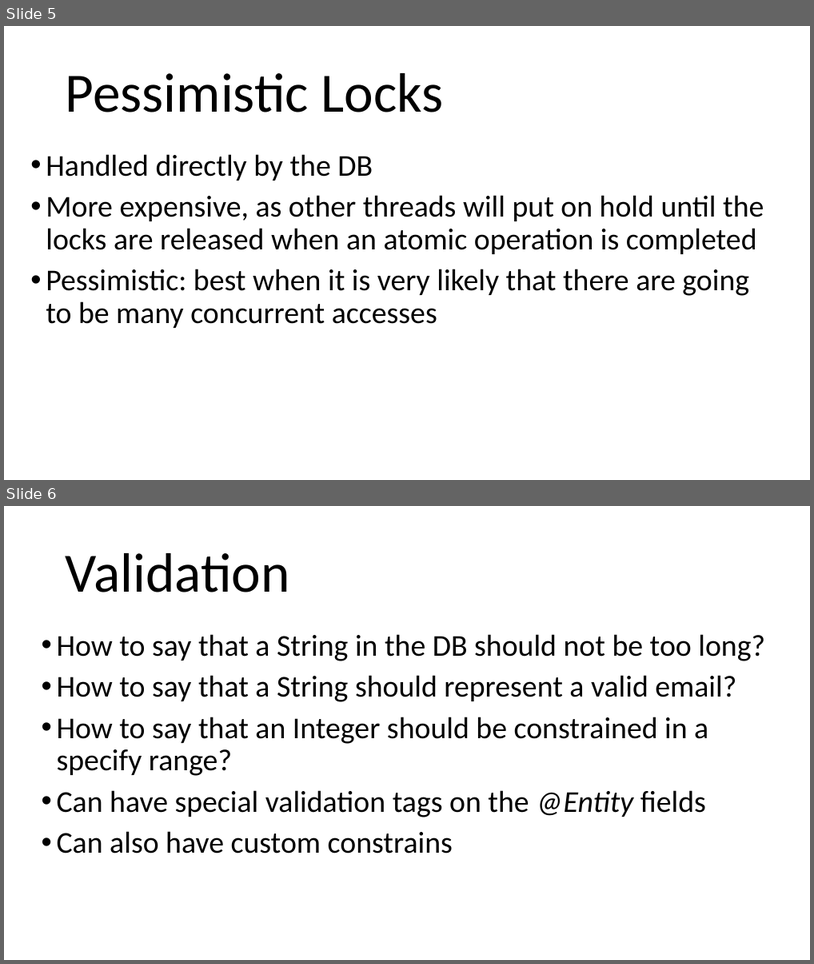
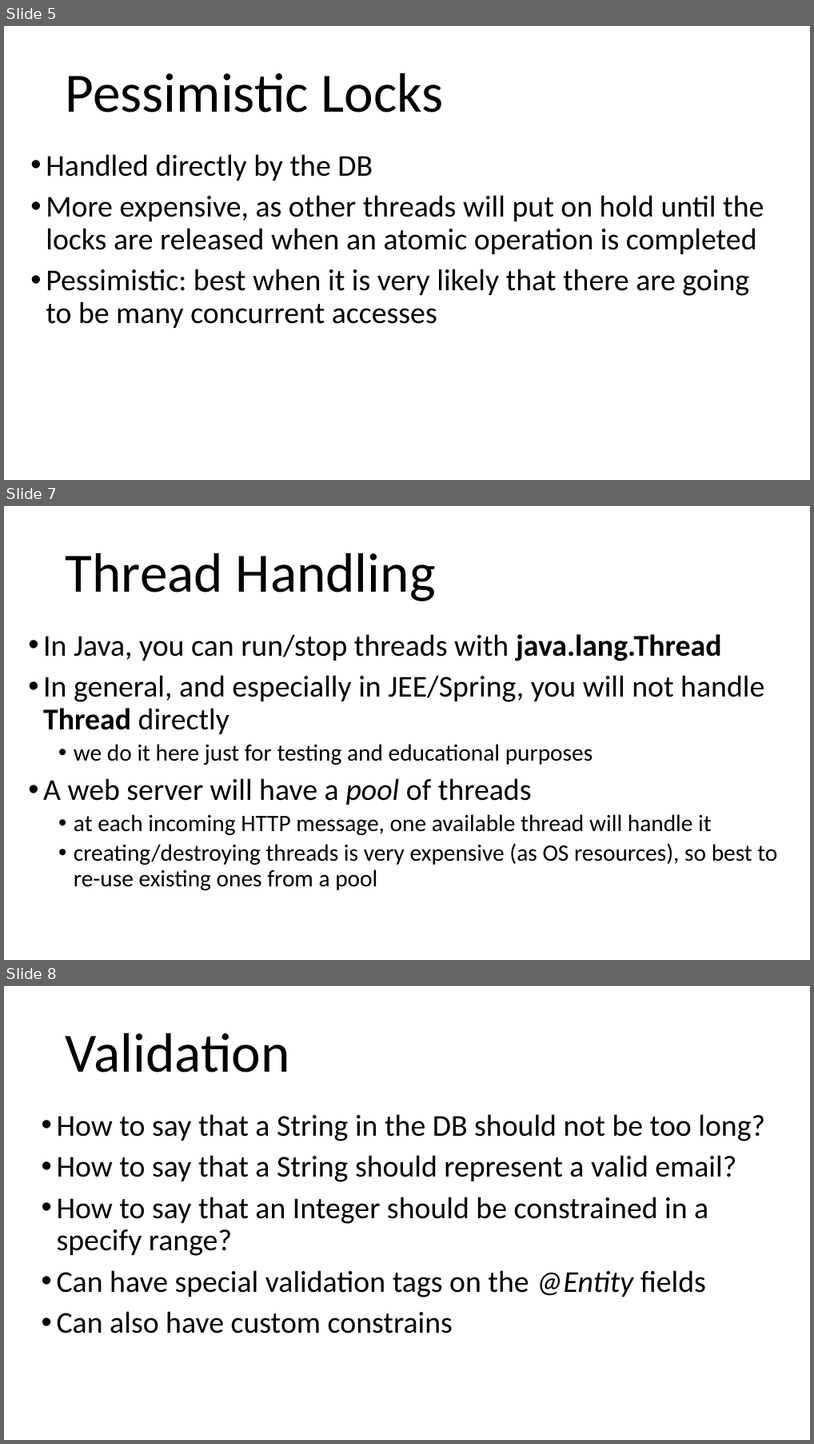
Before and after one commit to arcuri82/testing_security_development_enterprise_systems, a slide deck: doc/intro/slides/lesson_03_jpa.pptx. Shown one above the other, each under a label of ours: slides 5 and 6 before the commit, slides 5, 7 and 8 after it; the slides between them are not shown. The pictures are 814x964 and 814x1444 pixels, drawn with LibreOffice and Linux fonts; fonts in the diff are those of the drawing. Boxes give left, top, right and bottom in pixels: in the first picture for what was removed or moved away, otherwise in the second. Text is boxed around its words. In the diff, an @@ line names an element or a change of style, - is before the commit and + after.

```diff
--- a/doc/intro/slides/lesson_03_jpa.pptx
+++ b/doc/intro/slides/lesson_03_jpa.pptx
@@ slide 7 added at <box>4,506,810,960</box>, background #FFFFFF @@
@@ title added at <box>66,553,436,601</box>, 66 pt, text #000000 @@
+Thread Handling
@@ text added at <box>43,634,778,890</box>, 28 pt, text #000000 @@
+• In Java, you can run/stop threads with java.lang.Thread
+• In general, and especially in JEE/Spring, you will not handle Thread directly
+  • we do it here just for testing and educational purposes
+• A web server will have a pool of threads
+  • at each incoming HTTP message, one available thread will handle it
+  • creating/destroying threads is very expensive (as OS resources), so best to re-use existing ones from a pool
@@ what was slide 6 is now slide 8 @@
```
Also in this commit, not shown: 1 slide changed, 1 other slide added, 2 other files.
